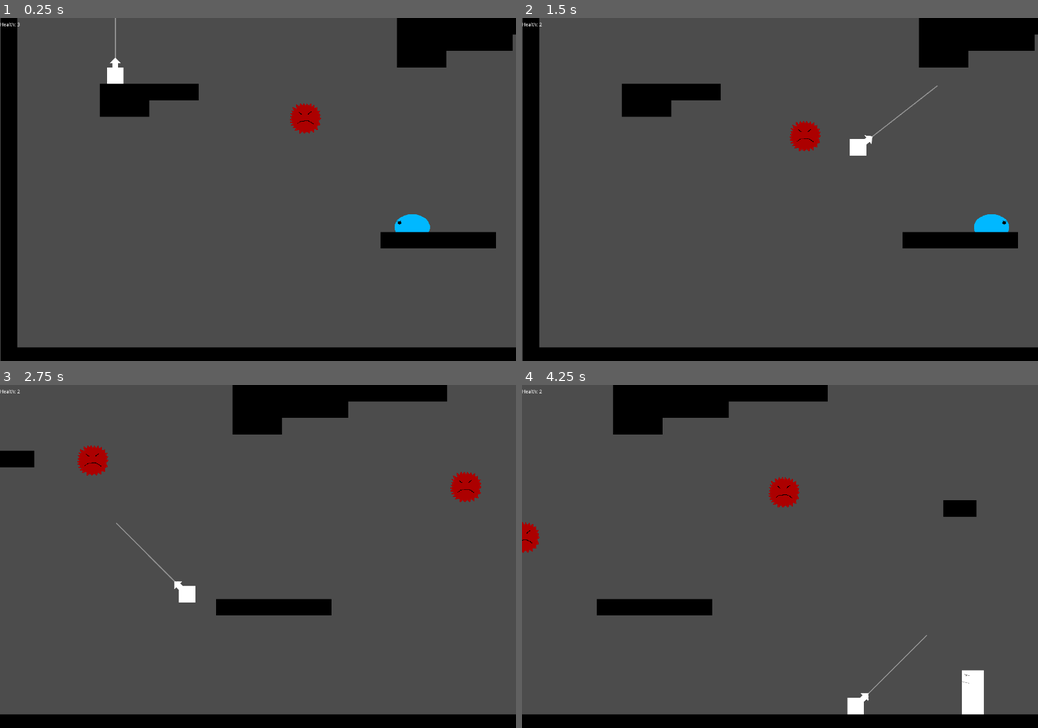
Above: before the commit, frames 1-4 (two rows, left to right).
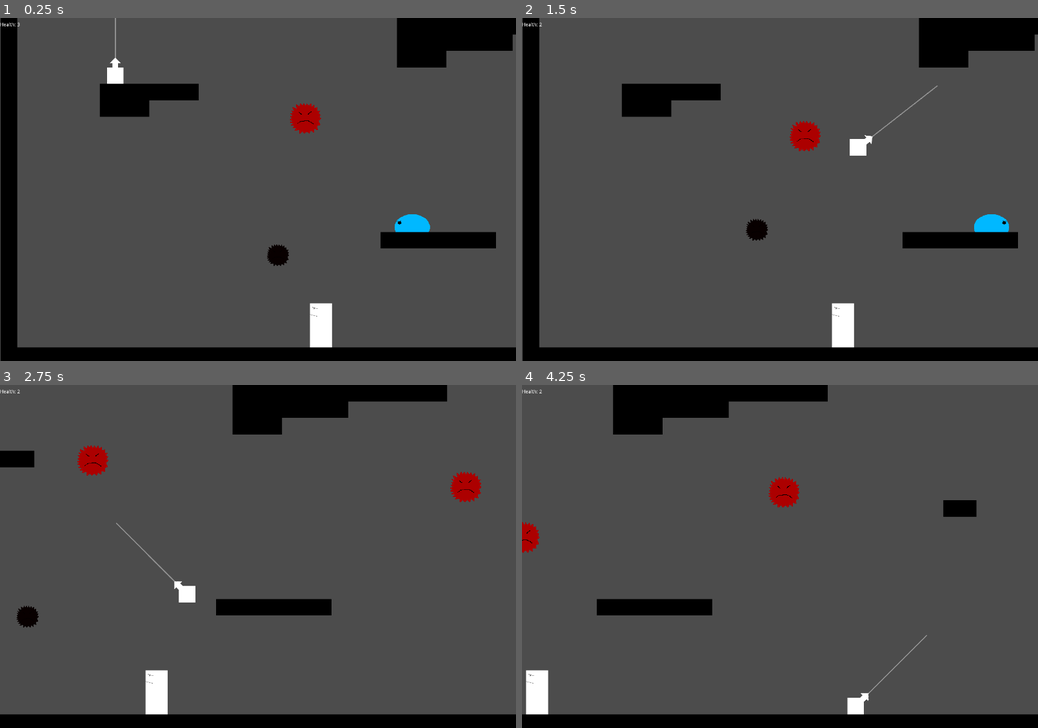
Above: after the commit, the same moments.

Repository: cjsweeten101/dws
Game: Godot game, scene res://Levels/TestingLevel.tscn
The game is run twice, just before and just after one commit, with the same random seed, the same clock (stepped at 60 frames per second) and the same inputs.
Inputs:
- Up to frame 1 (0.25 s): no input
- Up to frame 2 (1.5 s): tap Enter (action) at 0.5, 1.35 s; hold Enter (action) 0.53-1.28 s; hold D (right) from 0.53 s (still down)
- Up to frame 3 (2.75 s): release D (right) at 2.03 s; hold A (left) from 2.03 s (still down); hold Enter (action) from 2.03 s (still down)
- Up to frame 4 (4.25 s): release A (left) at 2.78 s; release Enter (action) at 2.78 s; hold D (right) from 2.78 s (still down); tap Enter (action) at 2.85 s; hold Enter (action) from 3.53 s (still down)

The runs differ from the first frame. In frame 1, 0.8% of the frame differs, in the area x 51-65%, y 66-97%; in frame 2, 0.8%; in frame 3, 0.8%; in frame 4, 1.1%, in the area x 0-90%, y 83-97%.

Commit message:
throwy throws

Diff:
--- a/Enemies/SoftThrowy/SoftThrowy.tscn
+++ b/Enemies/SoftThrowy/SoftThrowy.tscn
@@ -27,6 +27,7 @@
 [node name="Sprite" type="Sprite" parent="." index="0"]
 
 texture = ExtResource( 2 )
+_sections_unfolded = [ "Visibility" ]
 
 [node name="CollisionShape2D" type="CollisionShape2D" parent="." index="1"]
 
@@ -62,4 +63,13 @@
 scale = Vector2( 1.5, 1.5 )
 texture = ExtResource( 4 )
 
+[node name="ThrowTimer" type="Timer" parent="." index="5"]
+
+process_mode = 1
+wait_time = 1.0
+one_shot = false
+autostart = false
+
 [connection signal="body_entered" from="HurtBox" to="." method="_on_HurtBox_body_entered"]
+
+[connection signal="timeout" from="ThrowTimer" to="." method="_on_ThrowTimer_timeout"]
--- /dev/null
+++ b/Enemies/SoftThrowy/ThrowableBall.gd
@@ -0,0 +1,27 @@
+extends KinematicBody2D
+
+# class member variables go here, for example:
+# var a = 2
+# var b = "textvar"
+var current_speed = Vector2(0,0)
+var gravity = Vector2(0,35)
+
+func _ready():
+	# Called when the node is added to the scene for the first time.
+	# Initialization here
+	pass
+
+func _process(delta):
+	current_speed += gravity
+	move_and_slide(current_speed)
+
+func set_launch_speed(speed):
+	current_speed = speed
+
+
+
+func _on_HurtBox_body_entered(body):
+		if body.is_in_group("tiles"):
+			queue_free()
+		elif body.is_in_group("player"):
+			body.remove_health(1)
--- a/Enemies/SoftThrowy/ThrowableBall.tscn
+++ b/Enemies/SoftThrowy/ThrowableBall.tscn
@@ -1,25 +1,50 @@
-[gd_scene load_steps=3 format=2]
+[gd_scene load_steps=5 format=2]
 
-[ext_resource path="res://Enemies/temp_spiky_floaty.png" type="Texture" id=1]
+[ext_resource path="res://Enemies/SoftThrowy/ThrowableBall.gd" type="Script" id=1]
+[ext_resource path="res://Enemies/temp_spiky_floaty.png" type="Texture" id=2]
 
 [sub_resource type="CircleShape2D" id=1]
 
 custom_solver_bias = 0.0
 radius = 31.1448
 
+[sub_resource type="CircleShape2D" id=2]
+
+custom_solver_bias = 0.0
+radius = 15.2971
+
 [node name="ThrowableBall" type="KinematicBody2D"]
 
 input_pickable = false
-collision_layer = 1
-collision_mask = 1
+collision_layer = 0
+collision_mask = 0
 collision/safe_margin = 0.08
+script = ExtResource( 1 )
+_sections_unfolded = [ "Collision" ]
 
 [node name="Sprite" type="Sprite" parent="." index="0"]
 
 modulate = Color( 0.0507812, 0.0507812, 0.0507812, 1 )
-texture = ExtResource( 1 )
+texture = ExtResource( 2 )
 _sections_unfolded = [ "Visibility" ]
 
 [node name="CollisionShape2D" type="CollisionShape2D" parent="." index="1"]
 
 shape = SubResource( 1 )
+
+[node name="HurtBox" type="Area2D" parent="." index="2"]
+
+input_pickable = true
+gravity_vec = Vector2( 0, 1 )
+gravity = 98.0
+linear_damp = 0.1
+angular_damp = 1.0
+audio_bus_override = false
+audio_bus_name = "Master"
+_sections_unfolded = [ "Collision" ]
+
+[node name="CollisionShape2D" type="CollisionShape2D" parent="HurtBox" index="0"]
+
+shape = SubResource( 2 )
+
+[connection signal="body_entered" from="HurtBox" to="." method="_on_HurtBox_body_entered"]
--- a/Enemies/SoftWalky.tscn
+++ b/Enemies/SoftWalky.tscn
@@ -68,4 +68,11 @@
 scale = Vector2( 1.5, 1.5 )
 texture = ExtResource( 4 )
 
+[node name="ThrowTimer" type="Timer" parent="." index="6"]
+
+process_mode = 1
+wait_time = 1.0
+one_shot = false
+autostart = false
+
 [connection signal="body_entered" from="HurtBox" to="." method="_on_HurtBox_body_entered"]
--- a/Levels/TestingLevel.tscn
+++ b/Levels/TestingLevel.tscn
@@ -124,17 +124,14 @@
 [node name="SoftWalky2" parent="Enemies" index="1" instance=ExtResource( 5 )]
 
 position = Vector2( 3150, 406 )
-scale = Vector2( 0.8, 0.8 )
 
 [node name="SoftWalky3" parent="Enemies" index="2" instance=ExtResource( 5 )]
 
 position = Vector2( 2463, 22 )
-scale = Vector2( 0.8, 0.8 )
 
 [node name="SoftWalky4" parent="Enemies" index="3" instance=ExtResource( 5 )]
 
 position = Vector2( 3847, 262 )
-scale = Vector2( 0.8, 0.8 )
 
 [node name="SpikyFloaty" parent="Enemies" index="4" instance=ExtResource( 6 )]
 
@@ -156,7 +153,7 @@
 "soft",
 ] instance=ExtResource( 7 )]
 
-position = Vector2( 2150, 896 )
+position = Vector2( 883, 896 )
 
 [node name="WinZone" parent="." index="7" instance=ExtResource( 8 )]
 
--- a/SoftThrowy.gd
+++ b/SoftThrowy.gd
@@ -4,16 +4,20 @@
 # var a = 2
 # var b = "textvar"
 var direction = 1
+var ball = preload("res://Enemies/SoftThrowy/ThrowableBall.tscn")
+var throw = true
 
-func _ready():
-	# Called when the node is added to the scene for the first time.
-	# Initialization here
-	pass
+func _physics_process(delta):
+	if throw:
+		throw()
 
-#func _process(delta):
-#	# Called every frame. Delta is time since last frame.
-#	# Update game logic here.
-#	pass
+func throw():
+	var new_ball = ball.instance()
+	add_child(new_ball)
+	new_ball.set_launch_speed(Vector2(-500,-1100))
+	throw = false
+	if $ThrowTimer.is_stopped():
+		$ThrowTimer.start()
 
 func turn_around():
 	self.scale.x *= -1
@@ -27,3 +31,7 @@
 func hit():
 	print('trying to hit')
 	$AnimationPlayer.play("explosion_anim")
+
+func _on_ThrowTimer_timeout():
+	$ThrowTimer.stop()
+	throw = true
